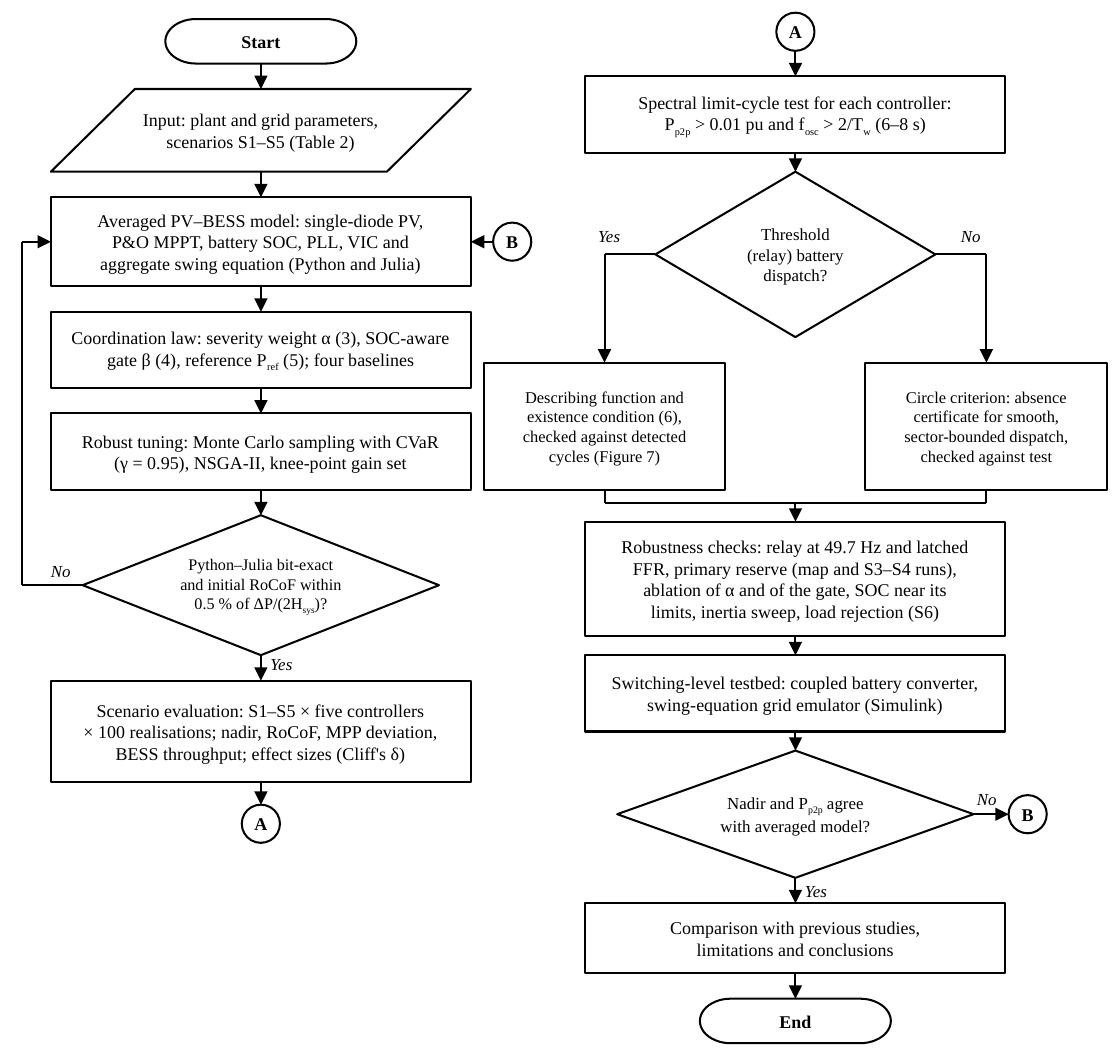
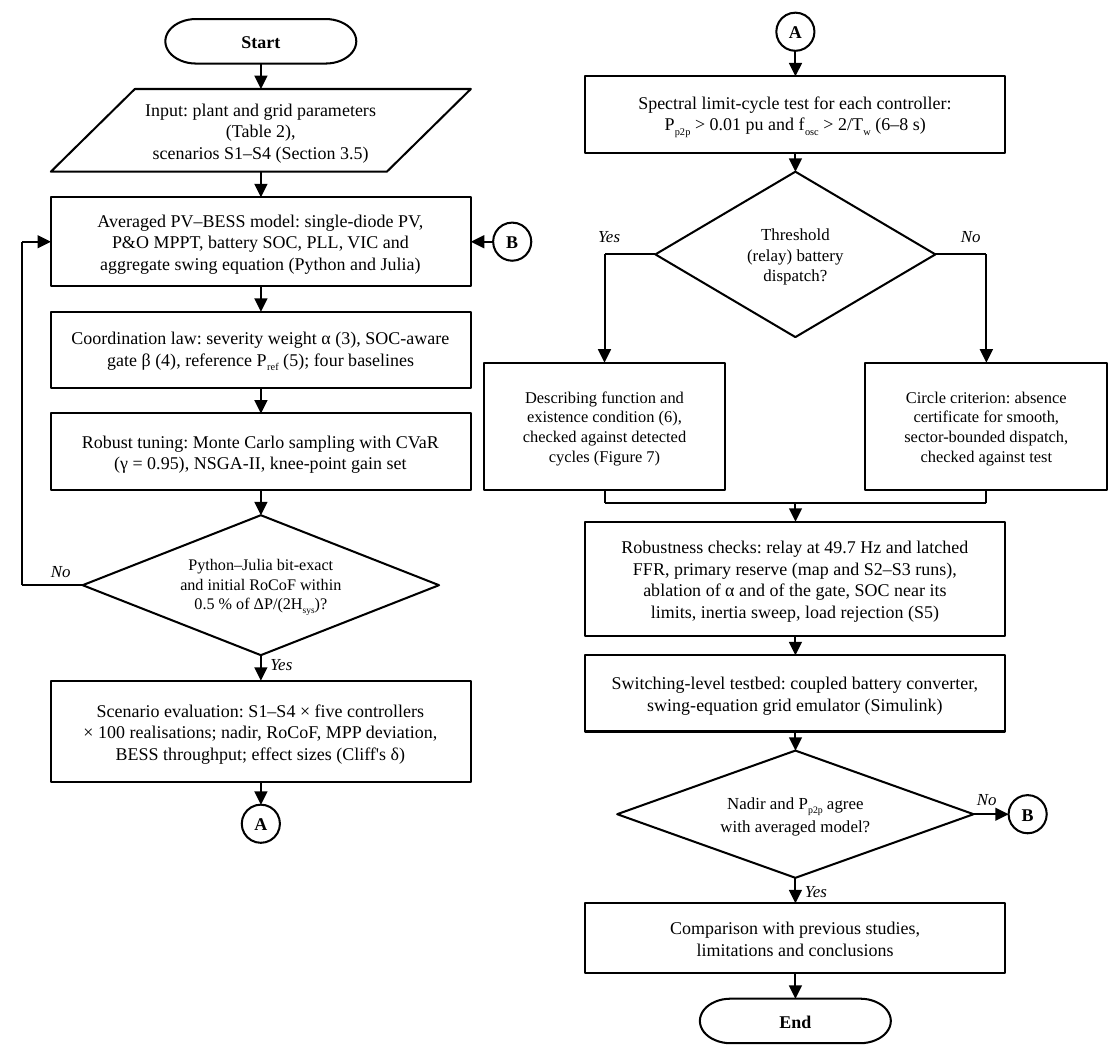
Before and after one commit to dimasnprakoso/PV-BESS-MPPT-VIC-Coordination, a slide deck: slide 1 of revision_r1/figures/flowchart.pptx. Drawn at 1120x1056 pixels with LibreOffice and Linux fonts; fonts in the diff are those of the drawing. Boxes give left, top, right and bottom in pixels: in the first picture for what was removed or moved away, otherwise in the second. Text is boxed around its words. In the diff, an @@ line names an element or a change of style, - is before the commit and + after.

```diff
--- a/revision_r1/figures/flowchart.pptx
+++ b/revision_r1/figures/flowchart.pptx
@@ text in flow chart input output at [145, 103, 376, 163]: text changed @@
-Input: plant and grid parameters,
-scenarios S1–S5 (Table 2)
+Input: plant and grid parameters (Table 2),
+scenarios S1–S4 (Section 3.5)
@@ text in rectangle at [633, 562, 957, 579]: text changed @@
-FFR, primary reserve (map and S3–S4 runs),
+FFR, primary reserve (map and S2–S3 runs),
@@ text in rectangle at [651, 605, 939, 622]: text changed @@
-limits, inertia sweep, load rejection (S6)
+limits, inertia sweep, load rejection (S5)
@@ text in rectangle at [97, 704, 424, 717]: text changed @@
-Scenario evaluation: S1–S5 × five controllers
+Scenario evaluation: S1–S4 × five controllers
```
Also in this commit, not shown: 4 other files.
